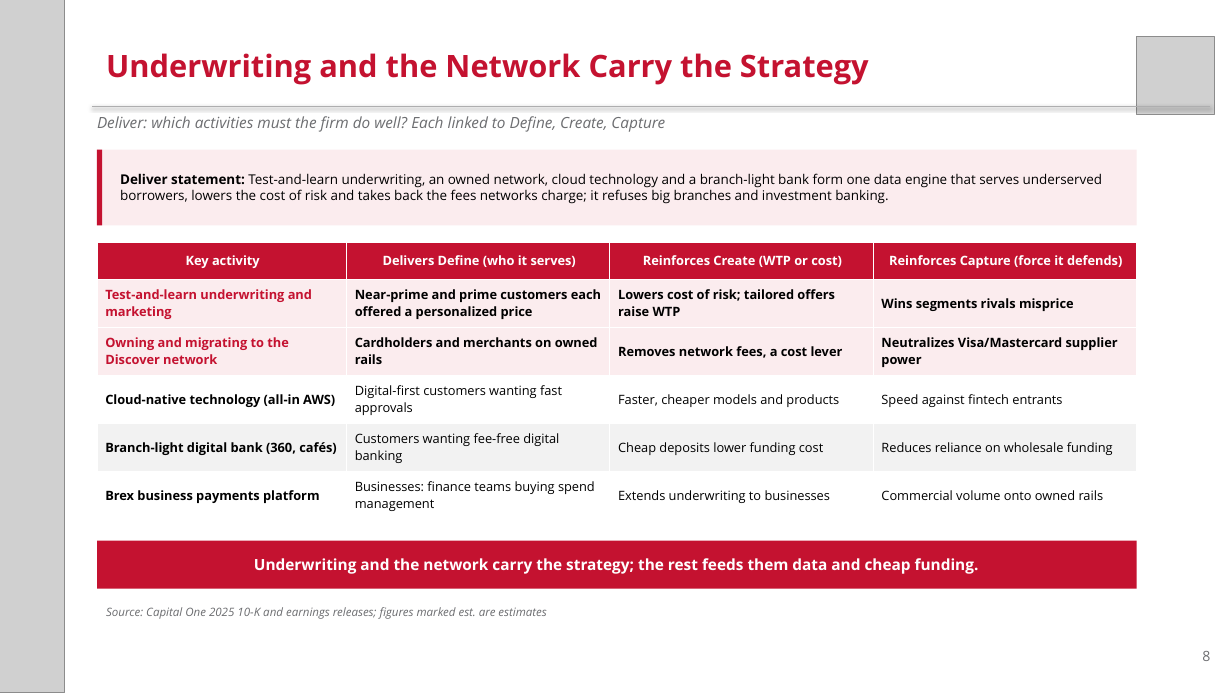
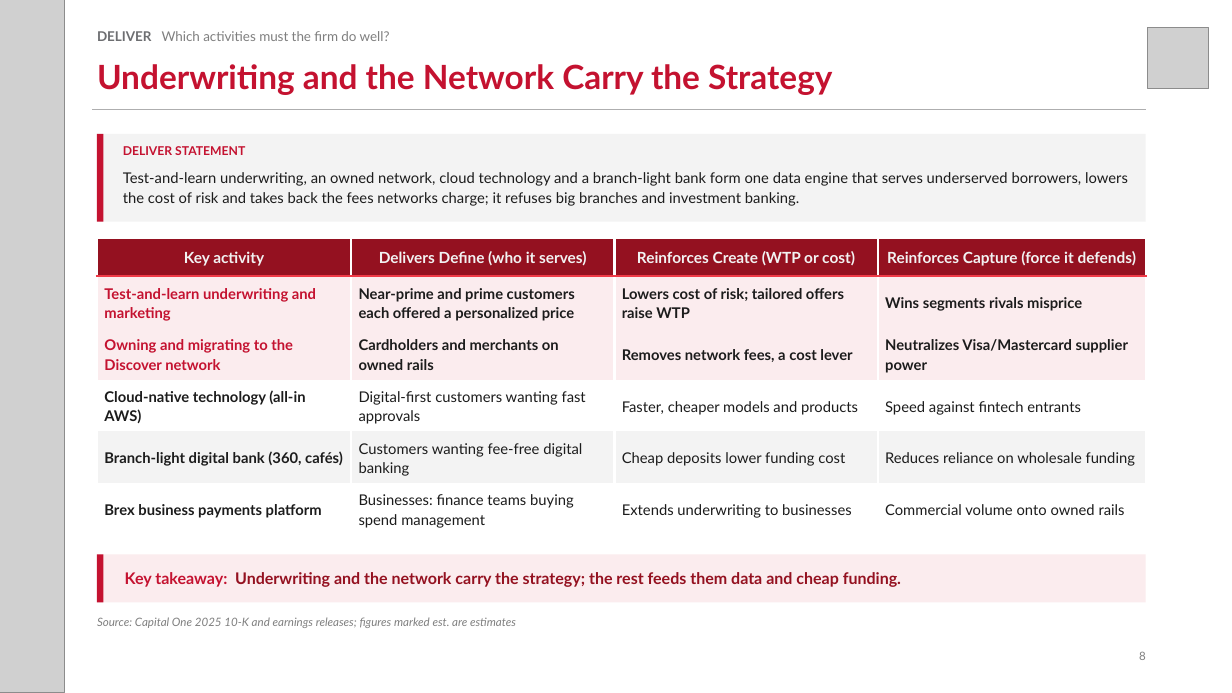
Before and after one commit to zuhayr77/AI-Business-Strategy-Agent, a slide deck: slide 8 of dccd-strategy-agent/examples/Capital_One_DCCD.pptx. Drawn at 1232x693 pixels with LibreOffice and Linux fonts; fonts in the diff are those of the drawing; grey boxes stand for pictures. Boxes give left, top, right and bottom in pixels: in the first picture for what was removed or moved away, otherwise in the second. Text is boxed around its words. In the diff, an @@ line names an element or a change of style, - is before the commit and + after.

```diff
--- a/dccd-strategy-agent/examples/Capital_One_DCCD.pptx
+++ b/dccd-strategy-agent/examples/Capital_One_DCCD.pptx
@@ picture resized from (x1=1137, y1=37, x2=1214, y2=115) to (x1=1148, y1=28, x2=1209, y2=89) @@
@@ text "Underwriting and the Network Carry ..." moved from (x1=106, y1=53, x2=869, y2=85) to (x1=97, y1=64, x2=832, y2=95) @@
@@ text "Underwriting and the Network Carry ..." at (x1=97, y1=64, x2=832, y2=95): size 24 to 26 pt, font Open Sans to Lato; vertical alignment top to middle @@
@@ text at (x1=97, y1=31, x2=390, y2=41): text changed; size 12 to 10.5 pt; font Open Sans to Lato; text colour #6D6E71 to #7F7F7F; italic off @@
-Deliver: which activities must the firm do well? Each linked to Define, Create, Capture
+DELIVER Which activities must the firm do well?
@@ line moved from (92, 106) - (1211, 106) to (92, 109) - (1146, 109) @@
@@ rectangle resized from (x1=97, y1=150, x2=103, y2=226) to (x1=97, y1=134, x2=104, y2=222) @@
@@ rectangle resized from (x1=97, y1=150, x2=1137, y2=226) to (x1=97, y1=134, x2=1146, y2=222) @@
@@ rectangle at (x1=97, y1=134, x2=1146, y2=222): fill #FBECEE to #F3F3F3 @@
@@ text added at (x1=123, y1=146, x2=245, y2=155), 9.5 pt, text #C41230, bold @@
+DELIVER STATEMENT
@@ text at (x1=123, y1=172, x2=1128, y2=206): text changed; size 10.5 to 11.5 pt; font Open Sans to Lato; text colour #000000 to #1C1C1C @@
-Deliver statement: Test-and-learn underwriting, an owned network, cloud technology and a branch-light bank form one data engine that serves underserved borrowers, lowers the cost of risk and takes back the fees networks charge; it refuses big branches and investment banking.
+Test-and-learn underwriting, an owned network, cloud technology and a branch-light bank form one data engine that serves underserved borrowers, lowers the cost of risk and takes back the fees networks charge; it refuses big branches and investment banking.
@@ text "Test-and-learn underwriting, an owned network, ..." at (x1=123, y1=172, x2=1128, y2=206): vertical alignment middle to top @@
@@ table at (x1=97, y1=238, x2=1146, y2=535) @@
@@ fill #C41230 to #941120 in row 1 @@
@@ fill #FFFFFF to none in 8 cells @@
@@ fill #F2F2F2 to #F3F3F3 in row 5 @@
@@ size 10 to 12 pt, text colour #FFFFFF to #F2F2F2 in "Key activity", "Delivers Define (who it serves)", "Reinforces Create (WTP or cost)", "Reinforces Capture (force it defends)" @@
@@ font Open Sans to Lato @@
@@ size 10 to 11.5 pt in "Test-and-learn underwriting and marketing", "Near-prime and prime customers each offered a ...", "Lowers cost of risk; tailored offers raise ...", "Wins segments rivals misprice" and 16 more places @@
@@ text colour #000000 to #1C1C1C in "Near-prime and prime customers each offered a ...", "Lowers cost of risk; tailored offers raise ...", "Wins segments rivals misprice", "Cardholders and merchants on owned rails" and 14 more places @@
@@ line spacing 1 to 1.1 @@
@@ borders changed @@
@@ table resized from (x1=97, y1=242, x2=1137, y2=519) to (x1=97, y1=238, x2=1146, y2=535) @@
@@ rectangle resized from (x1=97, y1=541, x2=1137, y2=589) to (x1=97, y1=555, x2=1146, y2=603) @@
@@ rectangle at (x1=97, y1=555, x2=1146, y2=603): fill #C41230 to #FBECEE @@
@@ rectangle added at (x1=97, y1=555, x2=104, y2=603), fill #C41230 @@
@@ text at (x1=125, y1=572, x2=901, y2=587): text changed; size 12 to 12.5 pt; font Open Sans to Lato; text colour #FFFFFF to #941120 @@
-Underwriting and the network carry the strategy; the rest feeds them data and cheap funding.
+Key takeaway: Underwriting and the network carry the strategy; the rest feeds them data and cheap funding.
@@ text "Source: Capital One 2025 10-K ..." moved from (x1=106, y1=607, x2=546, y2=619) to (x1=97, y1=617, x2=516, y2=628) @@
@@ text "Source: Capital One 2025 10-K ..." at (x1=97, y1=617, x2=516, y2=628): font Open Sans to Lato, text colour #6D6E71 to #7F7F7F @@
@@ text "8" moved from (x1=1202, y1=651, x2=1210, y2=661) to (x1=1139, y1=651, x2=1146, y2=660) @@
@@ text "8" at (x1=1139, y1=651, x2=1146, y2=660): size 11 to 9 pt, font Open Sans to Lato, text colour #6D6E71 to #7F7F7F @@
```
Also in this commit, not shown: 8 other slides changed, 15 other files.
